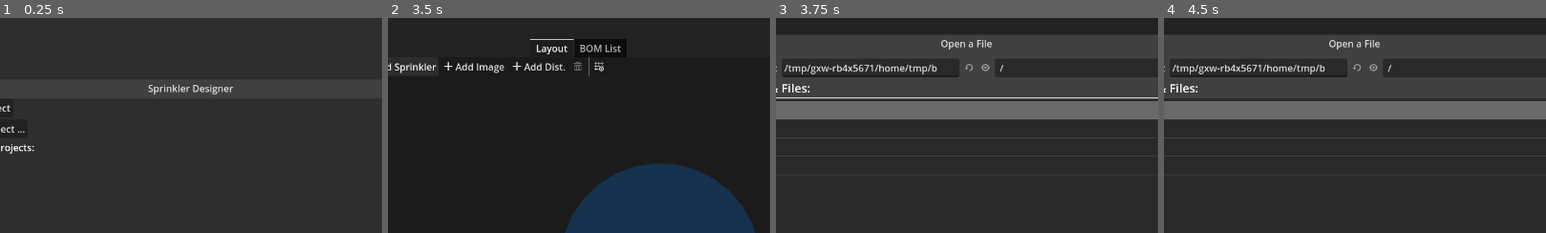
Above: before the commit, frames 1-4 (left to right).
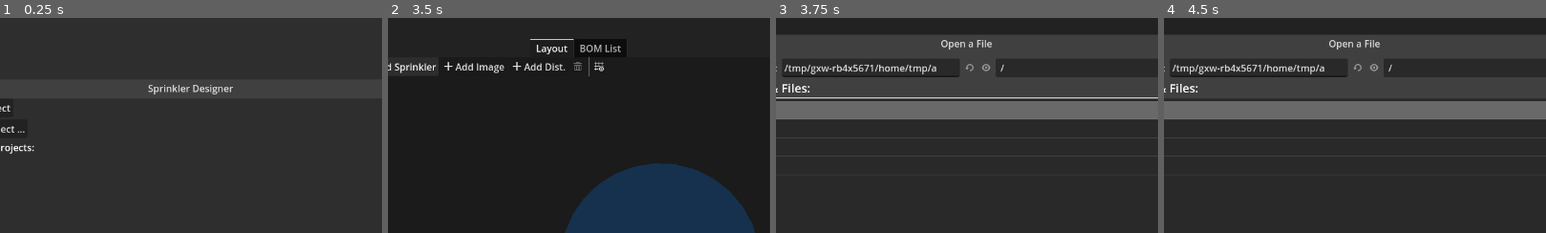
Above: after the commit, the same moments.

Repository: hankedan000/yardscaper
Game: Godot game, scene res://Main.tscn
Same seed, same stepped clock (60 frames per second), same inputs: the game is played once before the commit and once after it.
Inputs (mouse positions are % of the whole screen's width and height, from its top left):
- Up to frame 1 (0.25 s): no input
- Up to frame 2 (3.5 s): click "New Project" at 0.5 s; click "Add Sprinkler" at 1.25 s; click (53, 11) at 2 s; tap Enter at 2.75 s; drag from (61, 57) to (26, 11) at 2.77 s
- Up to frame 3 (3.75 s): click "Add Image" at 3.5 s
- Up to frame 4 (4.5 s): click (37, 82) at 4.27 s; type "12" at 4.35 s
The pictures show only the part of the screen within x 25-75%, y 0-50%; the shares and areas given below are measured in that part.

Frames 1-2 are identical in both runs. In frame 3, 0.1% of the frame differs, in the area x 40-60%, y 21-25%; in frame 4, 0.1%.

Commit message:
fixes add image not get disabled after project save

Diff:
--- a/SprinklerDesigner/scenes/ui/LayoutPanel/LayoutPanel.gd
+++ b/SprinklerDesigner/scenes/ui/LayoutPanel/LayoutPanel.gd
@@ -70,6 +70,7 @@
 func _ready():
 	TheProject.node_changed.connect(_on_TheProject_node_changed)
 	TheProject.opened.connect(_on_TheProject_opened)
+	TheProject.saved.connect(_on_TheProject_saved)
 	TheProject.closed.connect(_on_TheProject_closed)
 	sprink_prop_list.visible = false
 	img_prop_list.visible = false
@@ -224,6 +225,9 @@
 	world_container.camera2d.position = TheProject.layout_pref.camera_pos
 	world_container.camera2d.zoom = Vector2(1.0, 1.0) * TheProject.layout_pref.zoom
 
+func _on_TheProject_saved():
+	add_img_button.disabled = false
+
 func _on_TheProject_closed():
 	add_img_button.disabled = true
 
--- a/SprinklerDesigner/scripts/Project.gd
+++ b/SprinklerDesigner/scripts/Project.gd
@@ -1,6 +1,7 @@
 extends Node
 
 signal opened()
+signal saved()
 signal closed()
 signal node_changed(node, change_type, args)
 signal has_edits_changed(has_edits)
@@ -91,6 +92,7 @@
 		push_error("failed to create img dir in '%s'" % [img_dir])
 		return false
 
+	emit_signal('saved')
 	return true
 
 func get_subclass_count(subclass: String):
